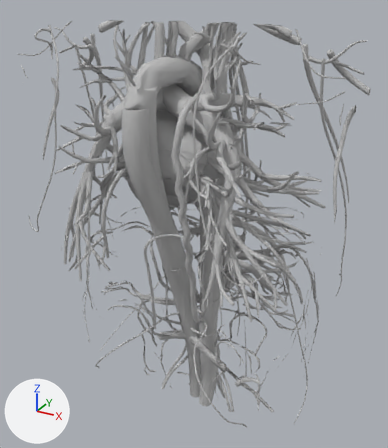
The glTF model data/region_torso_lod2.glb as it was, and as the next commit left it.
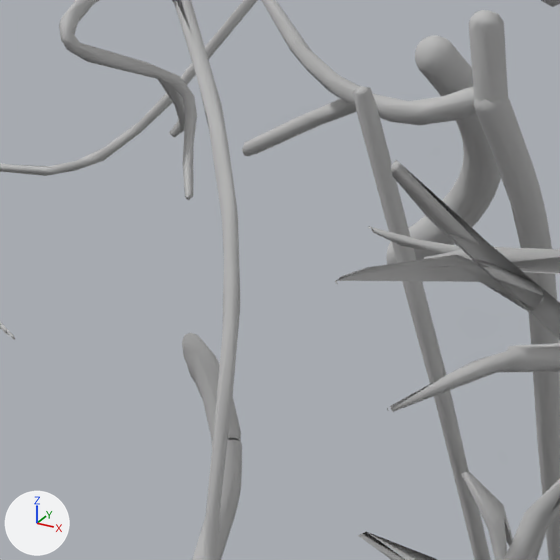
The first picture shows the older version from a camera (50 mm lens) standing at (21.5, -38.4, 58.5) and looking at (-0.1, 0.8, 38.8). The close-ups show the older and then the newer version on the part from 7% to 26% of the width and 7% to 24% of the height of that picture. Only the edits that show in the close-ups are written down. Lighting does not change. The marker at lower left points along +X, +Y and +Z.

Before the edit, the objects in view are built like this:
```python
me_fj2211 = bpy.data.meshes.new('FJ2211')
me_fj2211.from_pydata(...)  # 94 vertices, 172 faces; spans x -13.5..-9.49, y -0.45..0.29, z 53.58..55.31
me_fj2211.materials.append(mat_artery)  # grey #bcbcbc
me_fj2220 = bpy.data.meshes.new('FJ2220')
me_fj2220.from_pydata(...)  # 349 vertices, 654 faces; spans x -13.5..-10.75, y 0.6..3.1, z 51.29..54.52
me_fj2220.materials.append(mat_vein)  # grey #bcbcbc
me_fj2230 = bpy.data.meshes.new('FJ2230')
me_fj2230.from_pydata(...)  # 46 vertices, 70 faces; spans x -13.5..-11.25, y -0.3..0.26, z 53.07..53.96
me_fj2230.materials.append(mat_artery)  # grey #bcbcbc
me_fj2246 = bpy.data.meshes.new('FJ2246')
me_fj2246.from_pydata(...)  # 54 vertices, 75 faces; spans x -13.5..-12.966, y -1.308..-0.851, z 49.789..51.125
me_fj2246.materials.append(mat_artery)  # grey #bcbcbc
ob_fj2211 = bpy.data.objects.new('FJ2211', me_fj2211)
ob_fj2211.location = (0.0, 0.0, 0.0)
ob_fj2220 = bpy.data.objects.new('FJ2220', me_fj2220)
ob_fj2220.location = (0.0, 0.0, 0.0)
ob_fj2230 = bpy.data.objects.new('FJ2230', me_fj2230)
ob_fj2230.location = (0.0, 0.0, 0.0)
ob_fj2246 = bpy.data.objects.new('FJ2246', me_fj2246)
ob_fj2246.location = (0.0, 0.0, 0.0)
# also in view: 'FJ2929' at (-8.3, -2.5, 52.6); 'FJ2890' at (-6.2, -5.6, 49.4); 'FJ2889' at (-5.1, -5.9, 50.4); 'FJ2253' at (-13.2, -2.2, 46.9); 'FJ2912' at (-7.5, -3.5, 52.3)
```
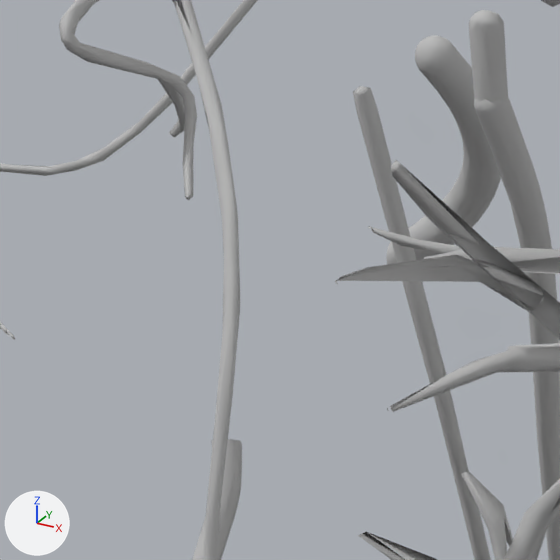
Boxes [x1, y1, x2, y2] around the edits, measured in the close-ups (560 x 560 px):
'FJ2211', deleted: before [261, 0, 476, 125]
'FJ2246', deleted: before [182, 332, 241, 441]
'FJ2230', deleted: before [242, 99, 357, 156]

The change, as a diff of the scene's bpy script:
```diff
--- a/data/region_torso_lod2.glb.py
+++ b/data/region_torso_lod2.glb.py
@@ ob_fj2211 @@
-ob_fj2211 = bpy.data.objects.new('FJ2211', me_fj2211)
-ob_fj2211.location = (0.0, 0.0, 0.0)
@@ ob_fj2230 @@
-ob_fj2230 = bpy.data.objects.new('FJ2230', me_fj2230)
-ob_fj2230.location = (0.0, 0.0, 0.0)
@@ ob_fj2246 @@
-ob_fj2246 = bpy.data.objects.new('FJ2246', me_fj2246)
-ob_fj2246.location = (0.0, 0.0, 0.0)
```
